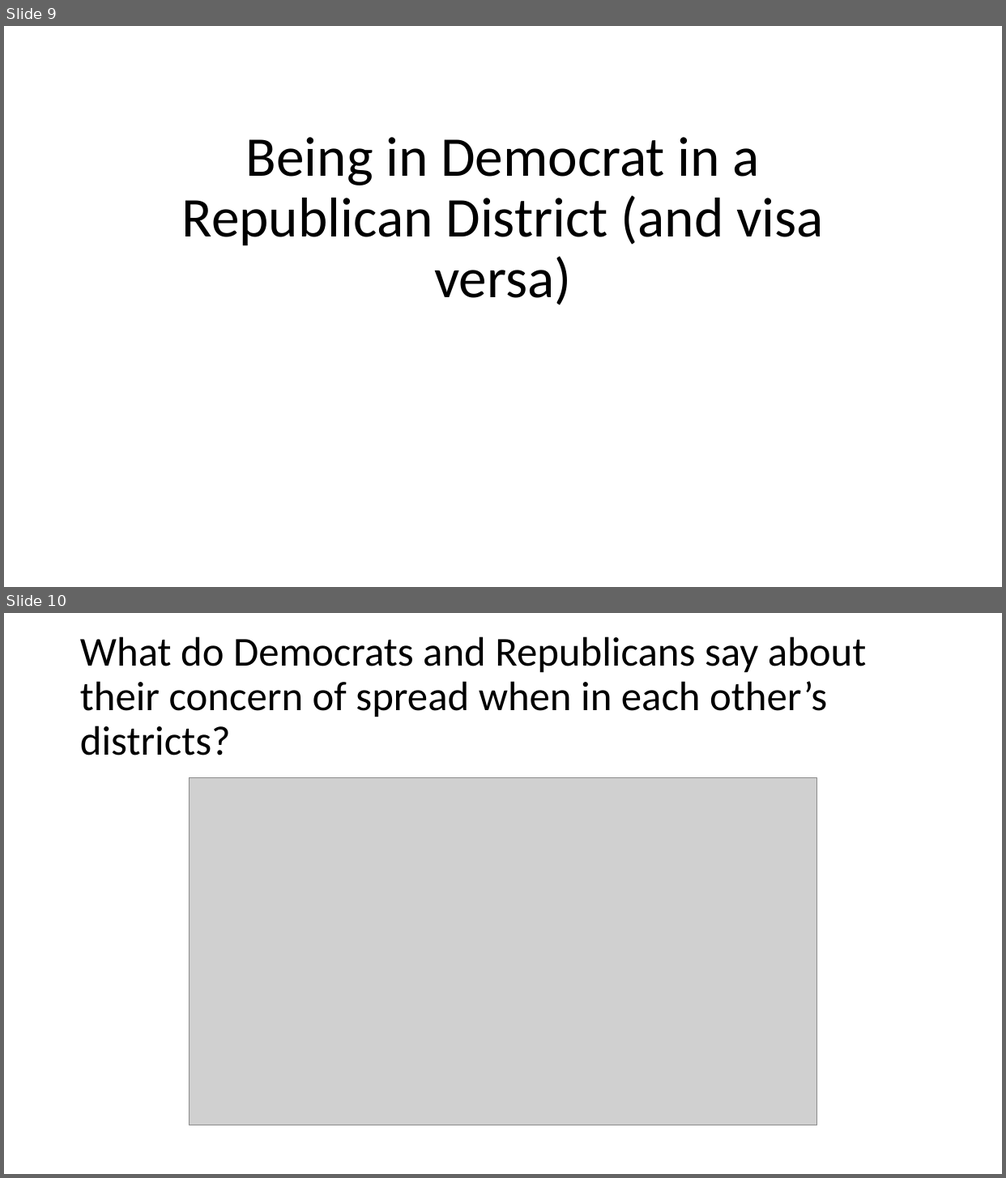
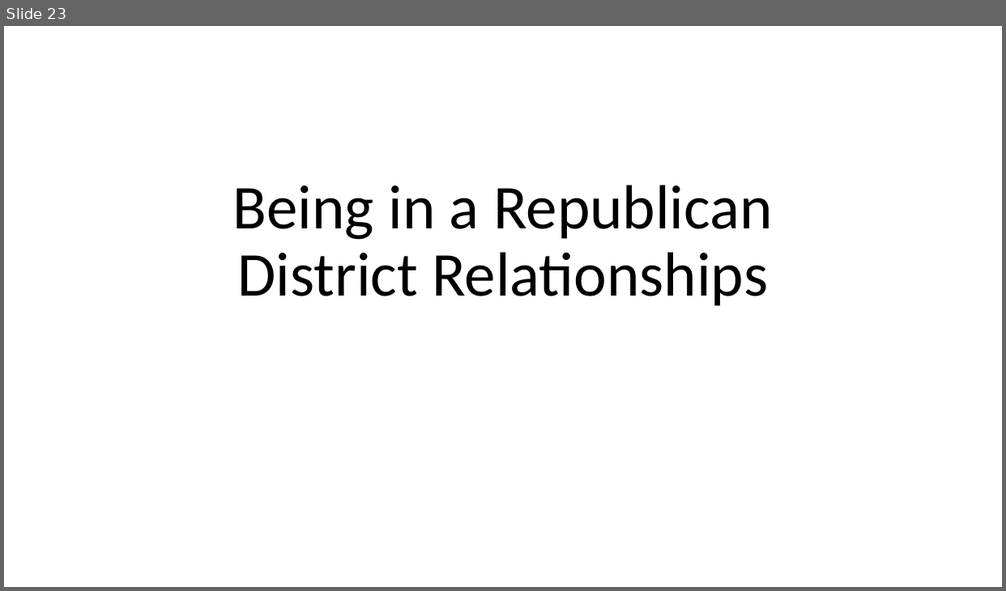
Before and after one commit to chrissoria/BICS_Political_Polarization, a slide deck: plots/Preliminary_Plots.pptx. Shown one above the other, each under a label of ours: slides 9 and 10 before the commit, slide 23 after it. The pictures are 1006x1178 and 1006x591 pixels, drawn with LibreOffice and Linux fonts; fonts in the diff are those of the drawing; grey boxes stand for pictures. Boxes give left, top, right and bottom in pixels: in the first picture for what was removed or moved away, otherwise in the second. Text is boxed around its words. In the diff, an @@ line names an element or a change of style, - is before the commit and + after.

```diff
--- a/plots/Preliminary_Plots.pptx
+++ b/plots/Preliminary_Plots.pptx
@@ slide 10 removed at <box>4,613,1002,1174</box>, background #FFFFFF @@
@@ title removed at <box>80,636,866,756</box> @@
-What do Democrats and Republicans say about their concern of spread when in each other’s districts?
@@ picture removed at <box>189,778,817,1126</box> @@
@@ what was slide 9 is now slide 23 @@
@@ slide 23 changed as well @@
@@ title at <box>233,185,773,306</box>: text changed; size 54 to 60 pt @@
-Being in Democrat in a Republican District (and visa versa)
+Being in a Republican District Relationships
```
Also in this commit, not shown: 4 other slides changed, 23 slides added, 8 other slides removed, 22 other files.
